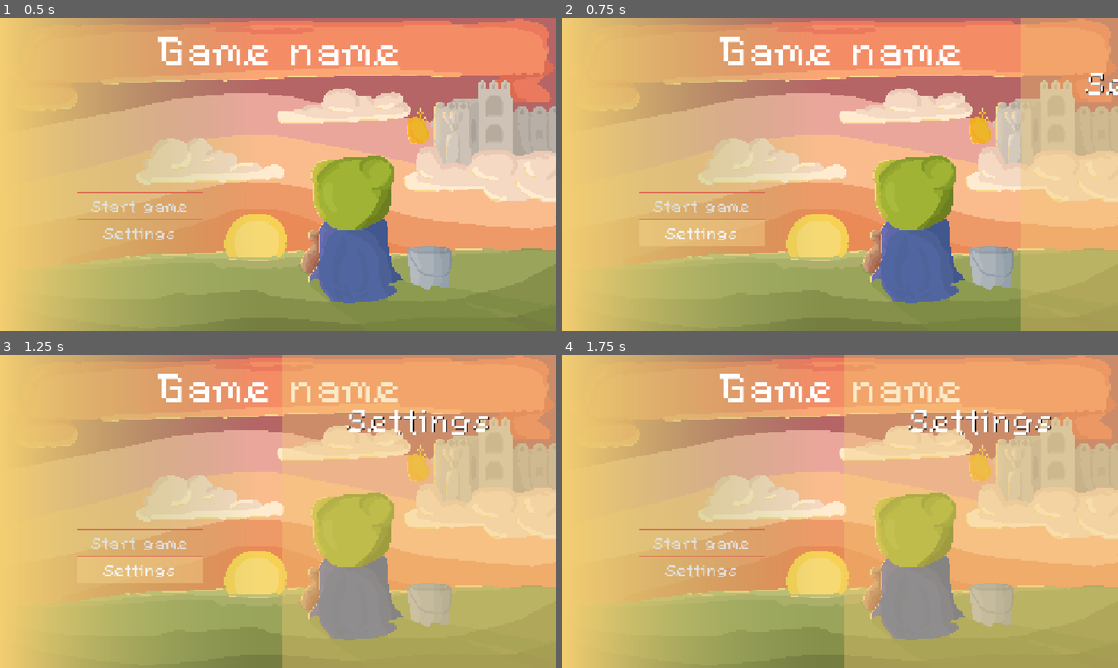
Above: before the commit, frames 1-4 (two rows, left to right).
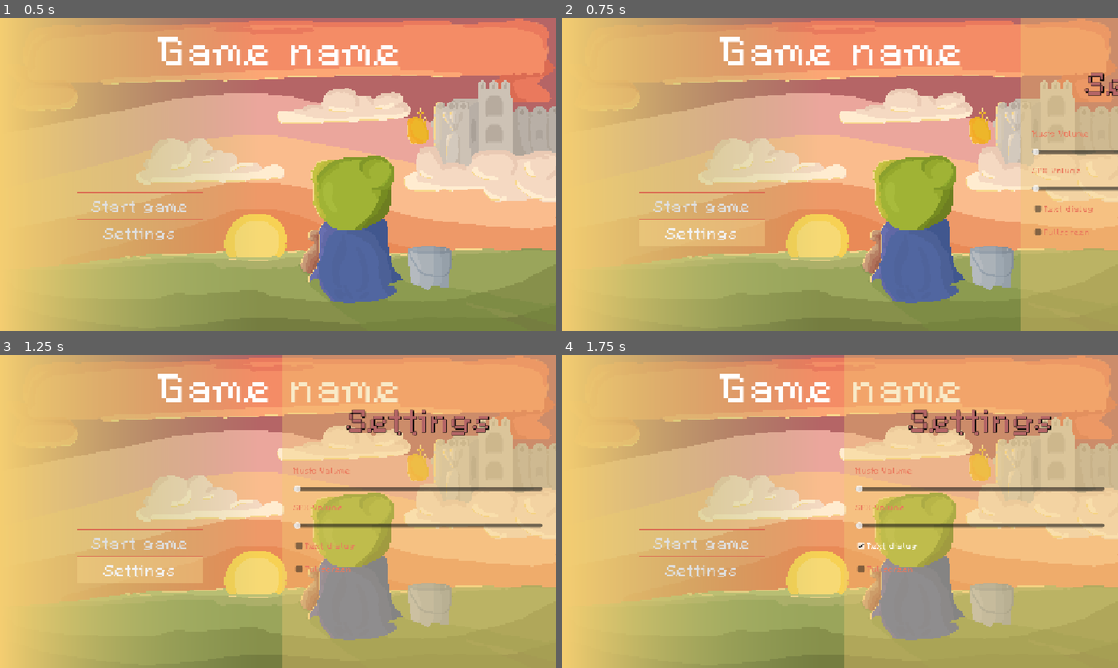
Above: after the commit, the same moments.

Repository: NK-1-10/bean-game
Game: Godot game, scene res://main.tscn
The game is run twice, just before and just after one commit, with the same random seed, the same clock (stepped at 60 frames per second) and the same inputs. The project has no main scene, so this scene is started directly.
Inputs (mouse positions are in pixels of both pictures, inside the frame that each line leads up to):
- Up to frame 1 (0.5 s): no input
- Up to frame 2 (0.75 s): click "Settings" at 0.5 s
- Up to frame 3 (1.25 s): no input
- Up to frame 4 (1.75 s): click (979, 545) at 1.25 s, where only the run after the commit has a clickable "Text dialog"

Frame 1 is identical in both runs. In frame 2, 0.9% of the frame differs, in the area x 84-100%, y 17-70%; in frame 3, 2.4%; in frame 4, 2.5%, in the area x 52-98%, y 17-70%.

Commit message:
finnished sound

Diff:
--- a/default_bus_layout.tres
+++ b/default_bus_layout.tres
@@ -1,15 +1,16 @@
 [gd_resource type="AudioBusLayout" format=3 uid="uid://dtf8whadcks3e"]
 
 [resource]
+bus/0/volume_db = -14.911825
 bus/1/name = &"sfx"
 bus/1/solo = false
 bus/1/mute = false
 bus/1/bypass_fx = false
-bus/1/volume_db = 0.0
+bus/1/volume_db = -8.798218
 bus/1/send = &"Master"
 bus/2/name = &"music"
 bus/2/solo = false
 bus/2/mute = false
 bus/2/bypass_fx = false
-bus/2/volume_db = 0.0
+bus/2/volume_db = -9.417024
 bus/2/send = &"Master"
--- a/main.gd
+++ b/main.gd
@@ -7,6 +7,10 @@
 
 func _ready() -> void:
 	panel.position = end
+	music.value = db_to_linear(AudioServer.get_bus_volume_db(AudioServer.get_bus_index("music")))
+	sfx.value = db_to_linear(AudioServer.get_bus_volume_db(AudioServer.get_bus_index("sfx")))
+	window.button_pressed = DisplayServer.window_get_mode() == DisplayServer.WINDOW_MODE_FULLSCREEN
+	txt.button_pressed = not Global.skip
 
 func _on_start_pressed() -> void:
 	Fade.change_scene("res://start/start.tscn")
@@ -18,3 +22,32 @@
 	if open: loc = end ; open= false
 	else: loc = start ; open = true
 	tween.tween_property(panel, "position", loc, 0.5)
+
+
+
+@onready var sfx = $Panel/VBoxContainer/sfx
+@onready var music = $Panel/VBoxContainer/music
+@onready var window = $Panel/VBoxContainer/fullscreen
+@onready var txt  = $Panel/VBoxContainer/txt
+
+func set_bus(bus_name, value):
+	AudioServer.set_bus_volume_db(AudioServer.get_bus_index(bus_name), linear_to_db(value))
+
+
+func _on_music_value_changed(value: float) -> void:
+	set_bus("music", value)
+
+func _on_sfx_value_changed(value: float) -> void:
+	set_bus("sfx", value)
+	$tick.play()
+
+func _on_txt_toggled(toggled_on: bool) -> void:
+	Global.skip = not toggled_on
+	$tick.play()
+
+func _on_fullscreen_toggled(toggled_on: bool) -> void:
+	$tick.play()
+	if toggled_on:
+		DisplayServer.window_set_mode(DisplayServer.WINDOW_MODE_FULLSCREEN)
+	else:
+		DisplayServer.window_set_mode(DisplayServer.WINDOW_MODE_WINDOWED)
--- a/main.tscn
+++ b/main.tscn
@@ -93,13 +93,57 @@
 offset_top = 96.0
 offset_bottom = 172.0
 grow_horizontal = 2
+theme_override_colors/font_color = Color(0.7058824, 0.39607844, 0.4, 1)
 theme_override_colors/font_shadow_color = Color(0, 0, 0, 1)
+theme_override_colors/font_outline_color = Color(0, 0, 0, 1)
+theme_override_constants/outline_size = 2
+theme_override_constants/shadow_outline_size = 4
 theme_override_font_sizes/font_size = 100
 text = "Settings"
 horizontal_alignment = 1
 vertical_alignment = 1
 
+[node name="VBoxContainer" type="VBoxContainer" parent="Panel" unique_id=260418629]
+layout_mode = 0
+offset_left = 24.0
+offset_top = 229.0
+offset_right = 540.0
+offset_bottom = 628.0
+theme_override_constants/separation = 20
+
+[node name="label" type="Label" parent="Panel/VBoxContainer" unique_id=1885522231]
+layout_mode = 2
+theme_override_colors/font_color = Color(0.91764706, 0.4745098, 0.3647059, 1)
+theme_override_font_sizes/font_size = 25
+text = "Music Volume"
+
+[node name="music" type="HSlider" parent="Panel/VBoxContainer" unique_id=180557389]
+layout_mode = 2
+
+[node name="Label" type="Label" parent="Panel/VBoxContainer" unique_id=1399299797]
+layout_mode = 2
+theme_override_colors/font_color = Color(0.91764706, 0.4745098, 0.3647059, 1)
+theme_override_font_sizes/font_size = 25
+text = "SFX Volume"
+
+[node name="sfx" type="HSlider" parent="Panel/VBoxContainer" unique_id=1685874164]
+layout_mode = 2
+
+[node name="txt" type="CheckBox" parent="Panel/VBoxContainer" unique_id=895683756]
+layout_mode = 2
+tooltip_text = "Disabeling text works as a dialog skipper. That includes the tutorial."
+theme_override_colors/font_color = Color(0.91764706, 0.4745098, 0.3647059, 1)
+theme_override_font_sizes/font_size = 25
+text = "Text dialog"
+
+[node name="fullscreen" type="CheckBox" parent="Panel/VBoxContainer" unique_id=832914558]
+layout_mode = 2
+theme_override_colors/font_color = Color(0.91764706, 0.4745098, 0.3647059, 1)
+theme_override_font_sizes/font_size = 25
+text = "Fullscreen"
+
 [node name="tick" type="AudioStreamPlayer2D" parent="." unique_id=100396611]
+position = Vector2(0, 1)
 stream = ExtResource("3_h2yge")
 bus = &"sfx"
 
@@ -111,3 +155,7 @@
 
 [connection signal="pressed" from="start" to="." method="_on_start_pressed"]
 [connection signal="pressed" from="settings" to="." method="_on_settings_pressed"]
+[connection signal="value_changed" from="Panel/VBoxContainer/music" to="." method="_on_music_value_changed"]
+[connection signal="value_changed" from="Panel/VBoxContainer/sfx" to="." method="_on_sfx_value_changed"]
+[connection signal="toggled" from="Panel/VBoxContainer/txt" to="." method="_on_txt_toggled"]
+[connection signal="toggled" from="Panel/VBoxContainer/fullscreen" to="." method="_on_fullscreen_toggled"]
--- a/main/game.gd
+++ b/main/game.gd
@@ -12,8 +12,17 @@
 
 var selected = 0
 
+@onready var music = $UI/buttons/settings/Panel/VBoxContainer/music
+@onready var sfx = $UI/buttons/settings/Panel/VBoxContainer/sfx
+@onready var t = $UI/buttons/settings/Panel/VBoxContainer/txt
+@onready var window = $UI/buttons/settings/Panel/VBoxContainer/fullscreen
+
 var character = "Elf"
 func _ready() -> void:
+	music.value = db_to_linear(AudioServer.get_bus_volume_db(AudioServer.get_bus_index("music")))
+	sfx.value = db_to_linear(AudioServer.get_bus_volume_db(AudioServer.get_bus_index("sfx")))
+	window.button_pressed = DisplayServer.window_get_mode() == DisplayServer.WINDOW_MODE_FULLSCREEN
+	t.button_pressed = not Global.skip
 	if Global.character != "":
 		character = Global.character
 	print(Global.character)
@@ -242,8 +251,33 @@
 	elif event.is_action_pressed("clear"):
 		select_slot(0)
 
-
-
 func _on_slot_input(event: InputEvent, index: int) -> void:
 	if event is InputEventMouseButton and event.pressed and event.button_index == MOUSE_BUTTON_LEFT:
 		select_slot(index)
+
+
+
+
+
+
+func set_bus(bus_name, value):
+	AudioServer.set_bus_volume_db(AudioServer.get_bus_index(bus_name), linear_to_db(value))
+
+func _on_music_value_changed(value: float) -> void:
+	set_bus("music", value)
+	$sounds/tick.play()
+
+func _on_sfx_value_changed(value: float) -> void:
+	set_bus("sfx", value)
+	$sounds/tick.play()
+
+func _on_txt_toggled(toggled_on: bool) -> void:
+	Global.skip = not toggled_on
+	$sounds/tick.play()
+
+func _on_fullscreen_toggled(toggled_on: bool) -> void:
+	$sounds/tick.play()
+	if toggled_on:
+		DisplayServer.window_set_mode(DisplayServer.WINDOW_MODE_FULLSCREEN)
+	else:
+		DisplayServer.window_set_mode(DisplayServer.WINDOW_MODE_WINDOWED)
--- a/main/ui.gd
+++ b/main/ui.gd
@@ -15,13 +15,10 @@
 
 var settingsOpen = false ; var waterOpen = false; var foodOpen = false; var attentionOpen = false
 
-
-
-
-
 var ison = false
 
 func _on_settings_pressed() -> void:
+	$"../sounds/tick".play()
 	var tween = create_tween()
 	if ison:
 		tween.tween_property(p, "position", Vector2(-287, 86), 1)
Not shown, changed: main/game.tscn
